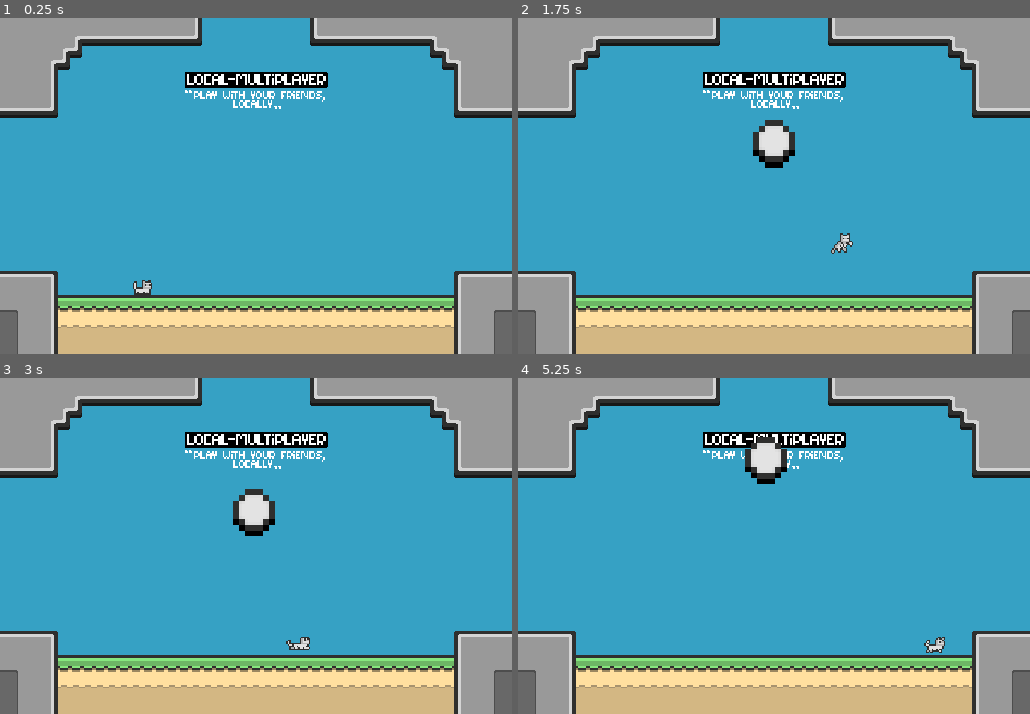
Above: before the commit, frames 1-4 (two rows, left to right).
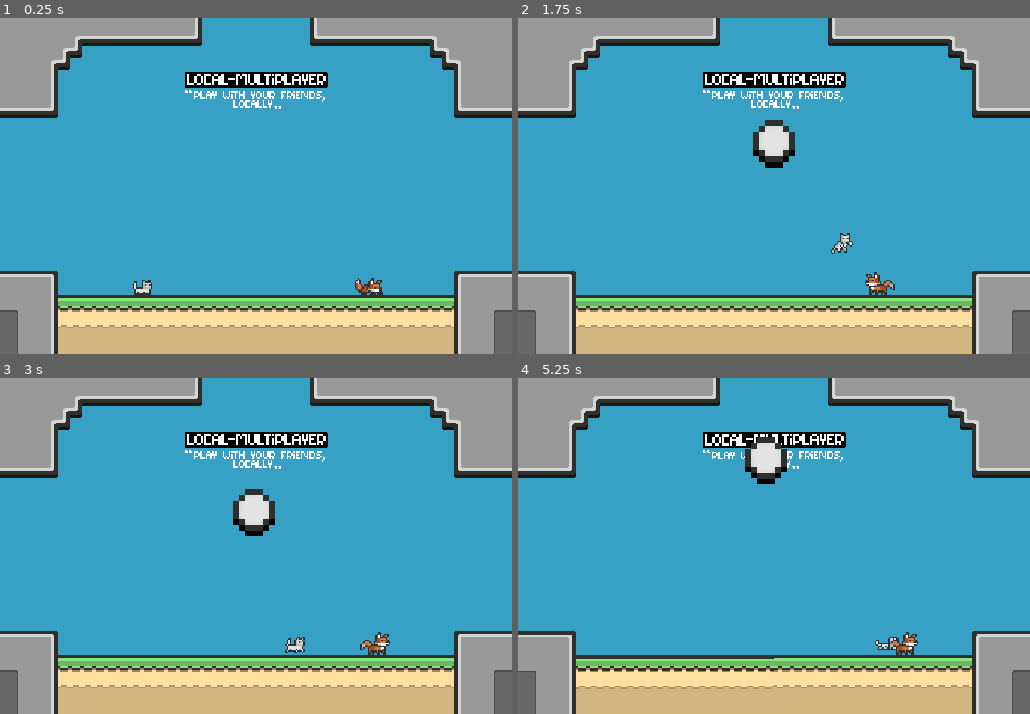
Above: after the commit, the same moments.

Repository: t0qen/juxtra-game
Game: Godot game, scene res://scenes/roots.tscn
The game is run twice, just before and just after one commit, with the same random seed, the same clock (stepped at 60 frames per second) and the same inputs.
Inputs:
- Up to frame 1 (0.25 s): no input
- Up to frame 2 (1.75 s): tap Enter at 0.5 s; hold Down (down_2, bound only after the commit) 0.53-1.28 s; hold D (move_right_1) from 0.53 s (still down); tap Keypad 0 (dash_2, bound only after the commit) at 0.6 s; tap Z (jump_1) at 0.77, 1.52 s; tap Down (down_2, bound only after the commit) at 1.35 s; tap Left (move_left_2, bound only after the commit) at 1.55 s
- Up to frame 3 (3 s): release D (move_right_1) at 2.03 s; hold Q (move_left_1) 2.03-2.78 s; tap Left (move_left_2, bound only after the commit) at 2.1 s; tap Right (move_right_2, bound only after the commit) at 2.3, 2.85 s; hold D (move_right_1) from 2.78 s (still down)
- Up to frame 4 (5.25 s): tap Z (jump_1) at 3.02, 3.77, 4.52 s; tap Up (jump_2, bound only after the commit) at 3.05, 3.6 s; tap Keypad 0 (dash_2, bound only after the commit) at 3.8, 5.1 s; release D (move_right_1) at 4.28 s; hold Q (move_left_1) 4.28-5.03 s; tap X (dash_1) at 4.35 s; tap Down (down_2, bound only after the commit) at 4.55 s; hold D (move_right_1) from 5.03 s (still down)

The runs differ from the first frame. In frame 1, 0.2% of the frame differs, in the area x 69-75%, y 77-83%; in frame 2, 0.2%; in frame 3, 0.4%; in frame 4, 0.9%, in the area x 0-97%, y 5-93%.

Commit message:
Added the player 2 ! Begin a modification of the tileset

Diff:
--- a/project.godot
+++ b/project.godot
@@ -70,6 +70,31 @@
 "events": [Object(InputEventKey,"resource_local_to_scene":false,"resource_name":"","device":-1,"window_id":0,"alt_press …(192 unchanged characters)…
 ]
 }
+move_left_2={
+"deadzone": 0.2,
+"events": [Object(InputEventKey,"resource_local_to_scene":false,"resource_name":"","device":-1,"window_id":0,"alt_pressed":false,"shift_pressed":false,"ctrl_pressed":false,"meta_pressed":false,"pressed":false,"keycode":4194319,"physical_keycode":0,"key_label":0,"unicode":0,"location":0,"echo":false,"script":null)
+]
+}
+move_right_2={
+"deadzone": 0.2,
+"events": [Object(InputEventKey,"resource_local_to_scene":false,"resource_name":"","device":-1,"window_id":0,"alt_pressed":false,"shift_pressed":false,"ctrl_pressed":false,"meta_pressed":false,"pressed":false,"keycode":4194321,"physical_keycode":0,"key_label":0,"unicode":0,"location":0,"echo":false,"script":null)
+]
+}
+jump_2={
+"deadzone": 0.2,
+"events": [Object(InputEventKey,"resource_local_to_scene":false,"resource_name":"","device":-1,"window_id":0,"alt_pressed":false,"shift_pressed":false,"ctrl_pressed":false,"meta_pressed":false,"pressed":false,"keycode":4194320,"physical_keycode":0,"key_label":0,"unicode":0,"location":0,"echo":false,"script":null)
+]
+}
+dash_2={
+"deadzone": 0.2,
+"events": [Object(InputEventKey,"resource_local_to_scene":false,"resource_name":"","device":-1,"window_id":0,"alt_pressed":false,"shift_pressed":false,"ctrl_pressed":false,"meta_pressed":false,"pressed":false,"keycode":4194438,"physical_keycode":0,"key_label":0,"unicode":48,"location":0,"echo":false,"script":null)
+]
+}
+down_2={
+"deadzone": 0.2,
+"events": [Object(InputEventKey,"resource_local_to_scene":false,"resource_name":"","device":-1,"window_id":0,"alt_pressed":false,"shift_pressed":false,"ctrl_pressed":false,"meta_pressed":false,"pressed":false,"keycode":4194322,"physical_keycode":0,"key_label":0,"unicode":0,"location":0,"echo":false,"script":null)
+]
+}
 
 [layer_names]
 
--- a/scenes/local_multi.tscn
+++ b/scenes/local_multi.tscn
@@ -460,14 +460,14 @@
 [node name="Player 2 spawn" type="Marker2D" parent="Spawn"]
 position = Vector2(150, 0)
 
+[node name="Camera_spawn" type="Marker2D" parent="Spawn"]
+position = Vector2(0, -145)
+
 [node name="LocalMultiplayerText" type="Sprite2D" parent="."]
 texture_filter = 1
 position = Vector2(0, -268)
 texture = ExtResource("6_p8ruy")
 
-[node name="Camera_spawn" type="Marker2D" parent="."]
-position = Vector2(0, -145)
-
 [connection signal="area_entered" from="Goals/Goal2" to="." method="_on_goal_2_area_entered"]
 [connection signal="area_entered" from="Goals/Goal" to="." method="_on_goal_area_entered"]
 [connection signal="body_entered" from="Goals/Goal" to="." method="_on_goal_body_entered"]
--- a/scenes/player.tscn
+++ b/scenes/player.tscn
@@ -508,8 +508,9 @@
 
 [node name="Player" type="CharacterBody2D" node_paths=PackedStringArray("exit_idle_timer", "exit_fall_timer", "exit_wait_timer", "jump_bug_timer", "before_dash_timer", "sprites")]
 top_level = true
-collision_mask = 14
-platform_on_leave = 1
+collision_mask = 15
+platform_on_leave = 2
+platform_floor_layers = 4294967289
 script = ExtResource("1_0xtnp")
 base_speed = 175
 air_speed = 220
--- a/scenes/scripts/local_multiplayer.gd
+++ b/scenes/scripts/local_multiplayer.gd
@@ -6,7 +6,7 @@
 @onready var respawn_ball_point = $Spawn/RespawnPoint
 @onready var player_2_spawn: Marker2D = $"Spawn/Player 2 spawn"
 @onready var player_1_spawn: Marker2D = $"Spawn/Player 1 spawn"
-@onready var camera_spawn: Marker2D = $Camera_spawn
+@onready var camera_spawn: Marker2D = $Spawn/Camera_spawn
 
 # Goal camera effect
 @export var goal_intensity : float = 0.7
@@ -20,6 +20,7 @@
 var current_ball = null
 var current_camera = null
 var player_1
+var player_2
 
 func _ready() -> void:
 	spawn_ball()
@@ -69,6 +70,13 @@
 	player_1.global_position = player_1_spawn.global_position
 	add_child(player_1)
 
+	print("initialize player 2")
+	player_2 = player.instantiate()
+	player_2.set_camera(current_camera)
+	player_2.set_player_2()
+	player_2.global_position = player_2_spawn.global_position
+	add_child(player_2)
+
 func initalize_local():
 	initialize_local_players()
 
--- a/scenes/scripts/player.gd
+++ b/scenes/scripts/player.gd
@@ -3,8 +3,8 @@
 
 #region VARIABLES  -
 @export_group("Global")
-@export var current_player : int = 1 # wich player this script is for, can be changed by other script via func
-
+@export var current_player : int  # wich player this script is for, can be changed by other script via func
+var player_set : bool = false
 #region MOVEMENTS
 @export_group("Movements")
 @export var gravity : int = 10 # default gravity
@@ -117,10 +117,11 @@
 
 #region GLOBAL FUNCTIONS
 func _ready() -> void:
-	set_player_1() # for test, set player 1
+	while !player_set :
+		print("Player isn't set..")
+
 	while camera_set != true:
 		print("Camera not set...")
-		pass
 
 func _physics_process(delta: float) -> void: # each frame we call this function to update player state, for example if he's not on ground we set his state to fall, etc
 	#Engine.time_scale = 0.1
@@ -135,7 +136,15 @@
 		propulsion_down = Input.is_action_pressed("down_1")
 		dash_dir.x = Input.get_axis("move_left_1", "move_right_1")
 		dash_dir.y = Input.get_axis("jump_1", "down_1")
-	# TODO player 2
+	elif current_player == 2:
+		want_to_jump = Input.is_action_just_pressed("jump_2") # bool to jump
+		direction = Input.get_axis("move_left_2", "move_right_2") # int to get axis : -1 / 0 / 1
+		want_to_dash = Input.is_action_just_pressed("dash_2")
+		propulsion_down = Input.is_action_pressed("down_2")
+		dash_dir.x = Input.get_axis("move_left_2", "move_right_2")
+		dash_dir.y = Input.get_axis("jump_2", "down_2")
+	else:
+		print("Error l. 147 : Unknow player")
 #endregion
 
 #region STATE FUNCTIONS
@@ -376,10 +385,14 @@
 				print("error line 364")
 
 func set_player_1(): # we can choose for player 1 or player 2 when multiplayer, so keyboard will change
+	print("PLAYER 1 initialized")
 	current_player = 1
+	player_set = true
 
 func set_player_2(): # same for player 2
+	print("PLAYER 2 initialized")
 	current_player = 2
+	player_set = true
 
 func play_animation(animation: String): # play animation
 	if current_player == 1: # aniamtions with player's 1 skin
